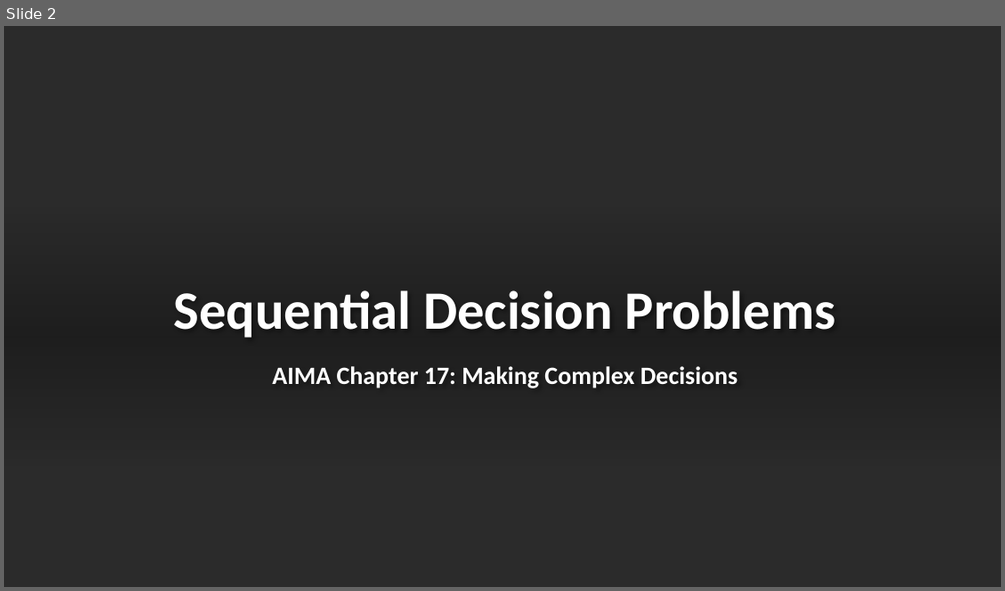
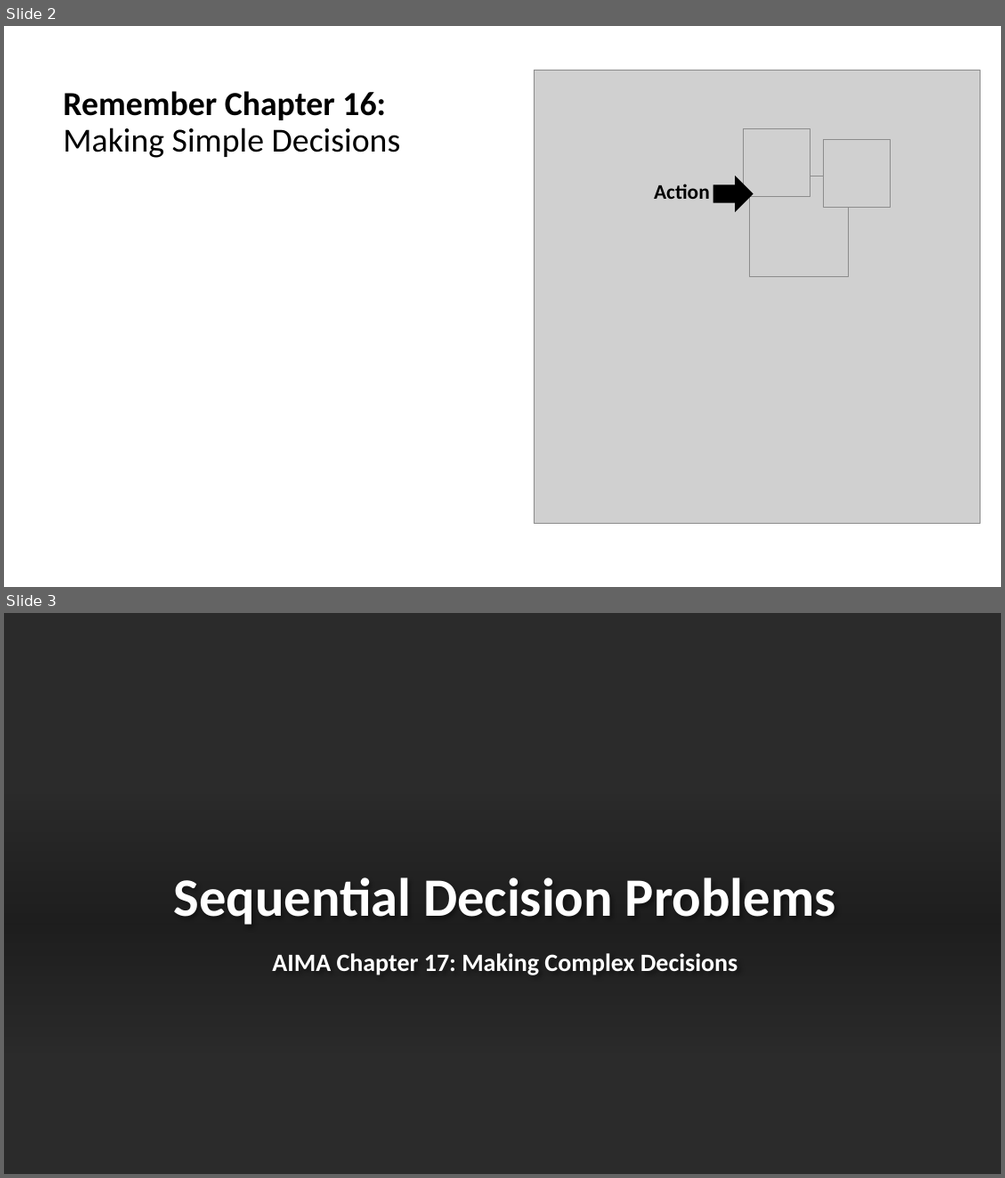
Before and after one commit to mhahsler/CS7320-AI, a slide deck: slides/22_Reinforcement_Learning.pptx. Shown one above the other, each under a label of ours: slide 2 before the commit, slides 2 and 3 after it. The pictures are 1005x591 and 1005x1178 pixels, drawn with LibreOffice and Linux fonts; fonts in the diff are those of the drawing; grey boxes stand for pictures; background and template pictures are left out; a plain dark background stands for a picture behind light text. Boxes give left, top, right and bottom in pixels: in the first picture for what was removed or moved away, otherwise in the second. Text is boxed around its words. In the diff, an @@ line names an element or a change of style, - is before the commit and + after.

```diff
--- a/slides/22_Reinforcement_Learning.pptx
+++ b/slides/22_Reinforcement_Learning.pptx
@@ slide 2 added at <box>4,26,1001,587</box>, background #FFFFFF @@
@@ title added at <box>63,91,401,158</box>, 32.4 pt, text #000000 @@
+Remember Chapter 16:
+Making Simple Decisions
@@ group added at <box>534,70,979,524</box>: 4 pictures, 1 text, 1 right arrow @@
+Action
@@ what was slide 2 is now slide 3 @@
```
Also in this commit, not shown: 8 slides changed, 1 other slide added, 1 other file.
